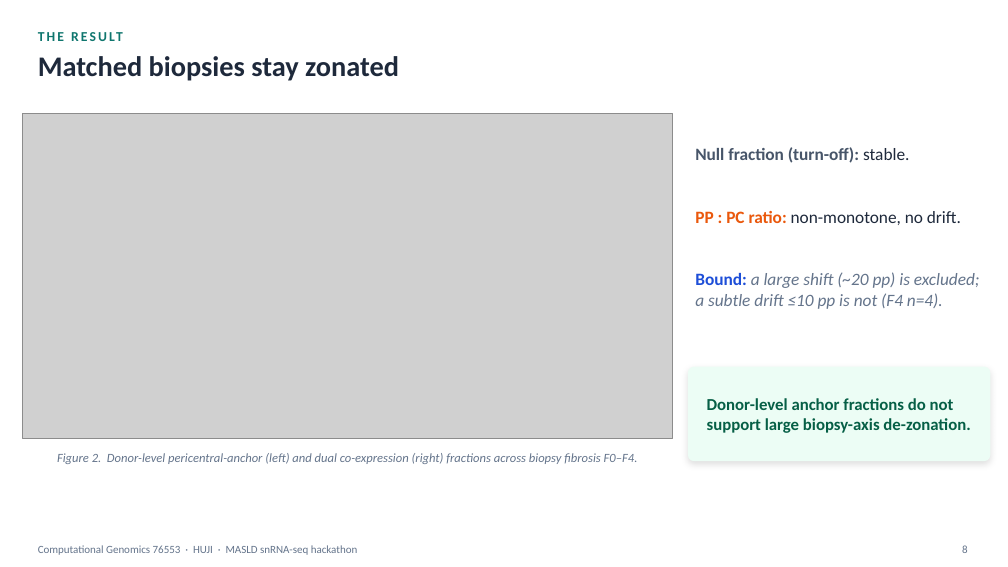
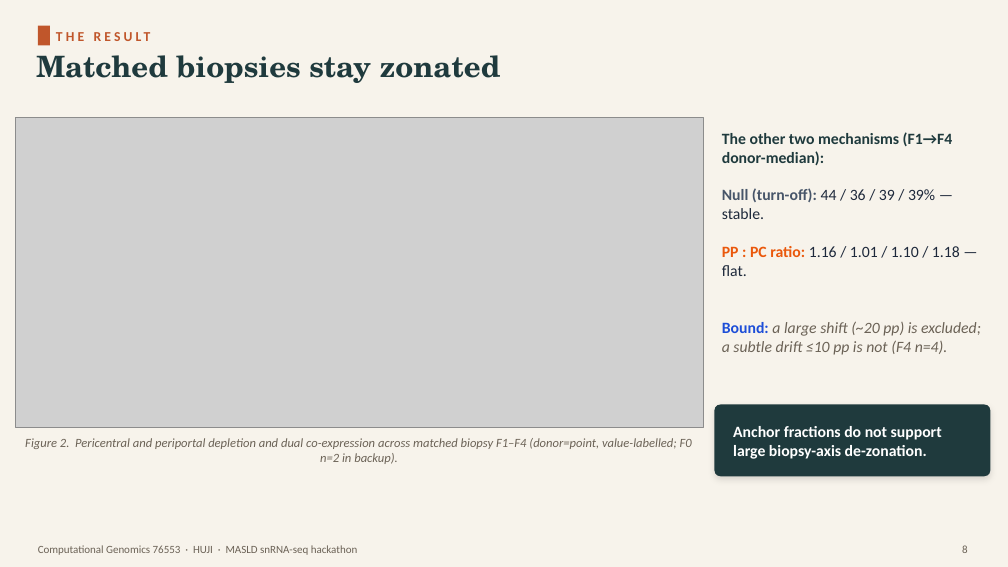
Before and after one commit to roeetekoah/liver-zonation, a slide deck: slide 8 of presentation/MASLD_zonation.pptx. Drawn at 1008x567 pixels with LibreOffice and Linux fonts; fonts in the diff are those of the drawing; grey boxes stand for pictures. Boxes give left, top, right and bottom in pixels: in the first picture for what was removed or moved away, otherwise in the second. Text is boxed around its words. In the diff, an @@ line names an element or a change of style, - is before the commit and + after.

```diff
--- a/presentation/MASLD_zonation.pptx
+++ b/presentation/MASLD_zonation.pptx
@@ background #FFFFFF to #F7F3EB @@
@@ rectangle added at [38,26,50,45], fill #C0562B @@
@@ text "THE RESULT": place and size @@
-text "THE RESULT" at [38,23,968,49]
+text "THE RESULT" at [56,23,963,49]
@@ text "THE RESULT" at [56,23,963,49]: text colour #0F766E to #C0562B, letter spacing 2 to 3 pt @@
@@ text "Matched biopsies stay zonated" at [36,55,501,83]: size 27 to 28 pt, font Calibri to TeX Gyre Schola, text colour #1E293B to #1F3A3D @@
@@ picture: place and size @@
-picture at [23,113,673,439]
+picture at [15,117,703,427]
@@ text "The other two mechanisms (F1→F4 ...": place and size @@
-text "The other two mechanisms (F1→F4 ..." at [695,147,980,309]
+text "The other two mechanisms (F1→F4 ..." at [722,132,981,355]
@@ text at [722,132,960,276]: text changed; size 16.5 to 15 pt @@
-Null fraction (turn-off): stable.
-PP : PC ratio: non-monotone, no drift.
+The other two mechanisms (F1→F4 donor-median):
+Null (turn-off): 44 / 36 / 39 / 39% — stable.
+PP : PC ratio: 1.16 / 1.01 / 1.10 / 1.18 — flat.
@@ text at [722,322,981,355]: size 16.5 to 15 pt in "Bound: a large shift (~20 pp) is ..."; text colour #64748B to #6B6256 in "a large shift (~20 pp) is excluded; ..." @@
@@ rounded rectangle: place and size @@
-rounded rectangle at [688,367,991,461]
+rounded rectangle at [715,405,991,476]
@@ rounded rectangle at [715,405,991,476]: fill #ECFDF5 to #1F3A3D; proportions changed @@
@@ text at [25,438,692,464]: text changed; text colour #64748B to #6B6256 @@
-Figure 2. Donor-level pericentral-anchor (left) and dual co-expression (right) fractions across biopsy fibrosis F0–F4.
+Figure 2. Pericentral and periportal depletion and dual co-expression across matched biopsy F1–F4 (donor=point, value-labelled; F0 n=2 in backup).
@@ text at [733,426,942,459]: text changed; size 16 to 15 pt; text colour #065F46 to #FFFFFF @@
-Donor-level anchor fractions do not support large biopsy-axis de-zonation.
+Anchor fractions do not support large biopsy-axis de-zonation.
@@ text "Computational Genomics 76553 · HUJI ..." at [38,545,358,555]: text colour #64748B to #6B6256 @@
@@ text "8" at [962,545,968,553]: text colour #64748B to #6B6256 @@
```
Also in this commit, not shown: 18 other slides changed, 41 other files.
